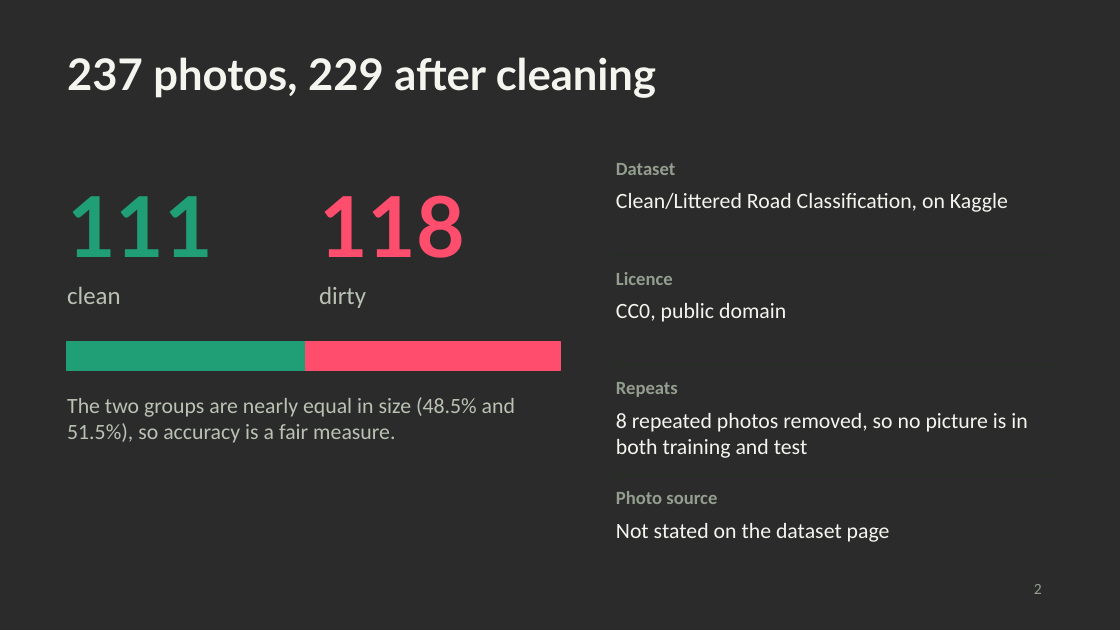
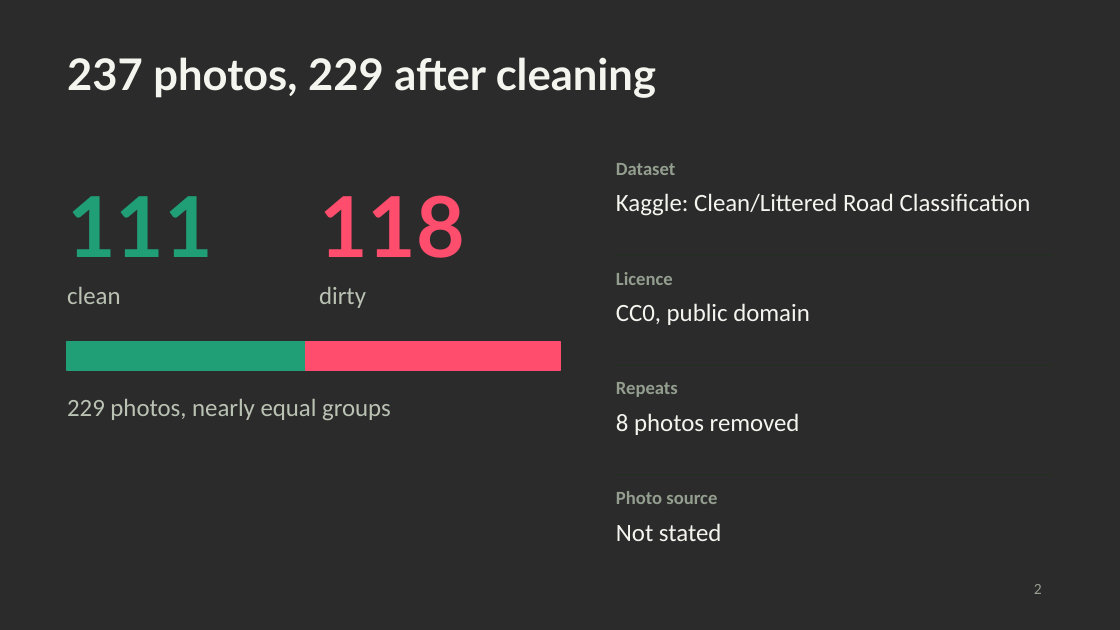
Before and after one commit to Dell015/ml-activity, a slide deck: slide 2 of Karela_ML_Presentation.pptx. Drawn at 1120x630 pixels with LibreOffice and Linux fonts; fonts in the diff are those of the drawing; background and template pictures are left out; a plain dark background stands for a picture behind light text. Boxes give left, top, right and bottom in pixels: in the first picture for what was removed or moved away, otherwise in the second. Text is boxed around its words. In the diff, an @@ line names an element or a change of style, - is before the commit and + after.

```diff
--- a/Karela_ML_Presentation.pptx
+++ b/Karela_ML_Presentation.pptx
@@ text at <box>616,193,1031,216</box>: text changed; size 14 to 16 pt @@
-Clean/Littered Road Classification, on Kaggle
+Kaggle: Clean/Littered Road Classification
@@ text "CC0, public domain" at <box>616,303,810,325</box>: size 14 to 16 pt @@
@@ text at <box>67,399,391,420</box>: text changed; size 14 to 16 pt @@
-The two groups are nearly equal in size (48.5% and 51.5%), so accuracy is a fair measure.
+229 photos, nearly equal groups
@@ text at <box>616,413,800,435</box>: text changed; size 14 to 16 pt @@
-8 repeated photos removed, so no picture is in both training and test
+8 photos removed
@@ text at <box>616,523,721,541</box>: text changed; size 14 to 16 pt @@
-Not stated on the dataset page
+Not stated
```
Also in this commit, not shown: 7 other slides changed, 1 slide added, 2 other files.
